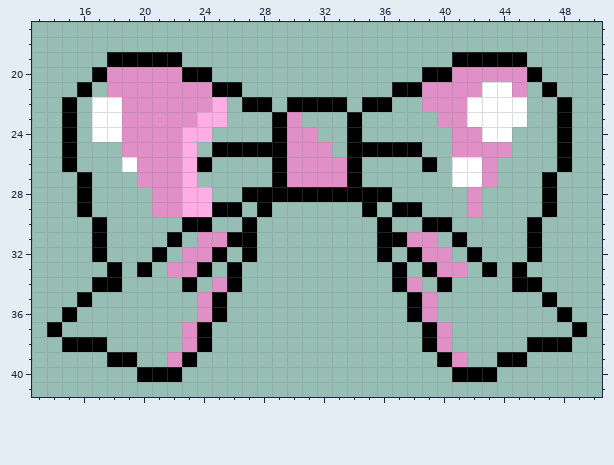
One commit to this pixel-art file: drahwings/Sprite-0001.aseprite. The picture above was drawn from the file before the commit.
64x64 pixels, 1 frame. Shown: x 13..50, y 17..41.
Now the later version:
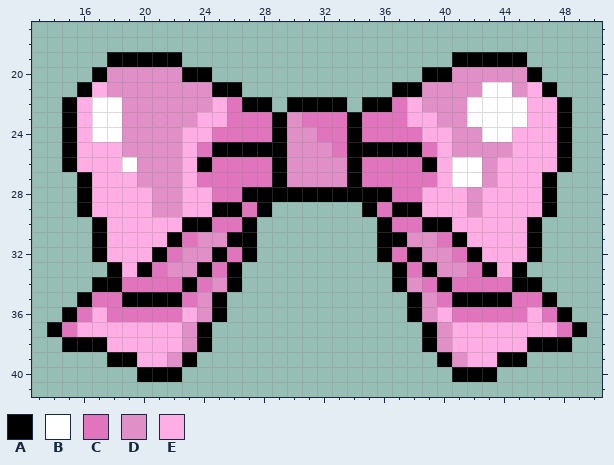
Palette (. is transparent): A #000000  B #ffffff  C #e075be  D #e08fc7  E #ffaee5
Diff:
y 21: x 17 . -> E; x 46 . -> E
y 22: x 16 . -> E; x 26 . -> C; x 37..38 .. -> CE; x 46..47 .. -> EE
y 23: x 16 . -> E; x 26..28 ... -> CCC; x 31..33 ... -> CCC; x 35..39 ..... -> CCCEE; x 46..47 .. -> EE
y 24: x 16 . -> E; x 25..28 .... -> CCCC; x 32..33 .. -> CC; x 35..40 ...... -> CCCCEE; x 45..47 ... -> EEE
y 25: x 16..18 ... -> EEE; x 24 . -> C; x 33 . -> C; x 39..40 .. -> CE; x 45..47 ... -> EEE
y 26: x 16..18 ... -> EEE; x 25..28 .... -> CCCC; x 35..38 .... -> CCCC; x 40 . -> E; x 44..47 .... -> EEEE
y 27: x 17..19 ... -> EEE; x 24..28 ..... -> CCCCC; x 35..40 ...... -> CCCCCE; x 44..46 ... -> EEE
y 28: x 17..20 .... -> EEEE; x 25..26 .. -> CC; x 37..41 ..... -> CCEEE; x 43..46 .... -> EEEE
y 29: x 17..20 .... -> EEEE; x 27 . -> C; x 36 . -> C; x 39..41 ... -> EEE; x 43..46 .... -> EEEE
y 30: x 18..22 ..... -> EEEEE; x 25..26 .. -> CC; x 37..38 .. -> CC; x 41..45 ..... -> EEEEE
y 31: x 18..21 .... -> EEEE; x 23 . -> C; x 40 . -> C; x 42..45 .... -> EEEE
y 32: x 18..20 ... -> EEE; x 22 . -> C; x 26 . -> C; x 37 . -> C; x 41 . -> C; x 43..45 ... -> EEE
y 33: x 19 . -> E; x 21 . -> C; x 25 . -> C; x 38 . -> C; x 42 . -> C; x 44 . -> E
y 34: x 19..22 .... -> CCCC; x 24 . -> C; x 39 . -> C; x 41..44 .... -> CCCC
y 35: x 17..23 ....... -> CCAAAAC; x 40..46 ....... -> CAAAACC
y 36: x 16..23 ........ -> CECCCCCE; x 40..47 ........ -> ECCCCCEC
y 37: x 15..22 ........ -> CEEEEEEE; x 41..48 ........ -> EEEEEEEC
y 38: x 18..22 ..... -> EEEEE; x 41..45 ..... -> EEEEE
y 39: x 20..21 .. -> EE; x 42..43 .. -> EE
Where, in picture pixels (left, top, right, bottom), the same in both pictures:
added: (62, 82, 572, 367)
